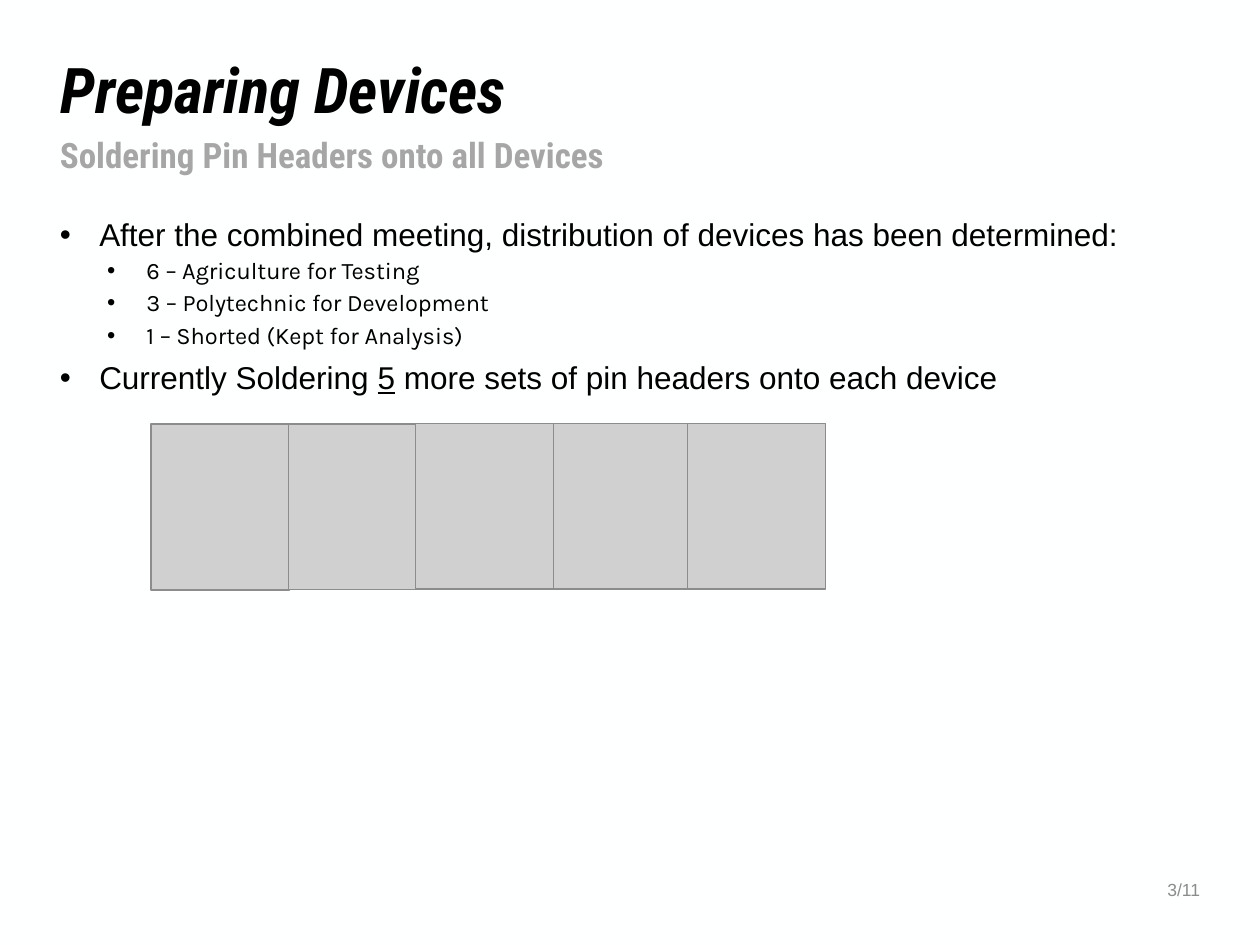
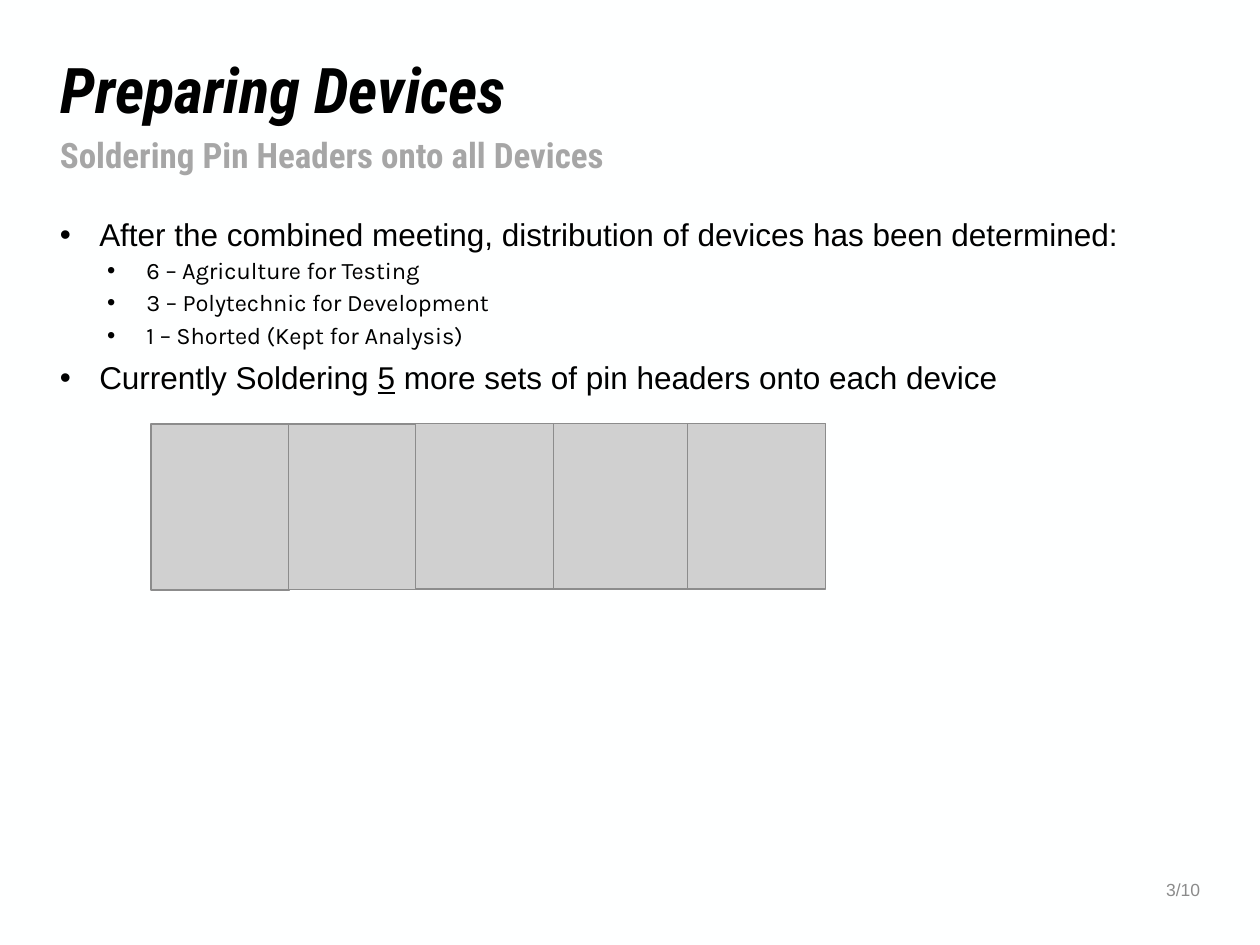
Before and after one commit to NHuang58/Biomedical_Device_PCB, a slide deck: slide 3 of Documentation/Slides/Week_19.pptx. Drawn at 1260x945 pixels with LibreOffice and Linux fonts; fonts in the diff are those of the drawing; grey boxes stand for pictures; background and template pictures are left out. Boxes give left, top, right and bottom in pixels: in the first picture for what was removed or moved away, otherwise in the second. Text is boxed around its words. In the diff, an @@ line names an element or a change of style, - is before the commit and + after.

```diff
--- a/Documentation/Slides/Week_19.pptx
+++ b/Documentation/Slides/Week_19.pptx
@@ text at [1166, 883, 1200, 896]: text changed @@
-3/11
+3/10
```
Also in this commit, not shown: 5 other slides changed, 2 slides added, 7 other files.
